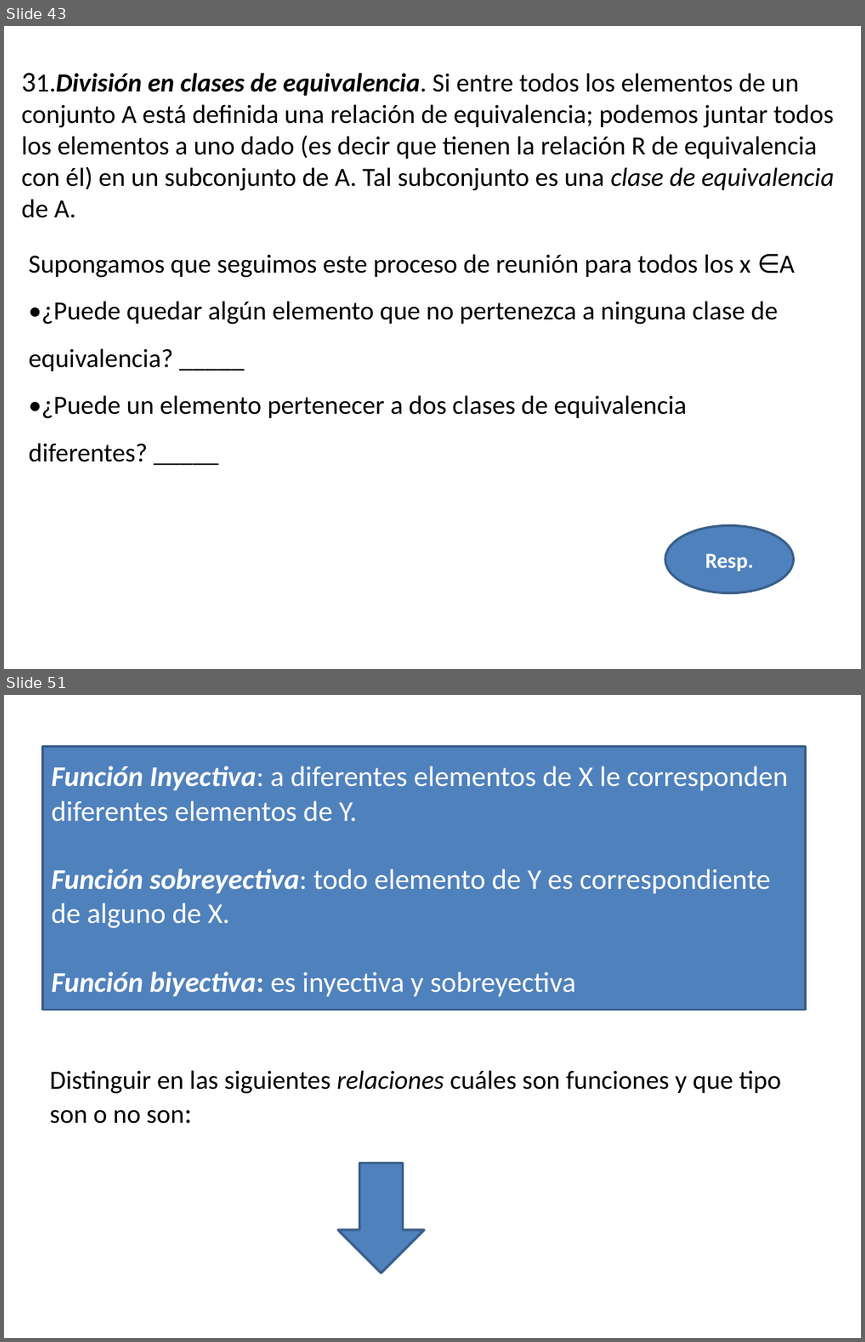
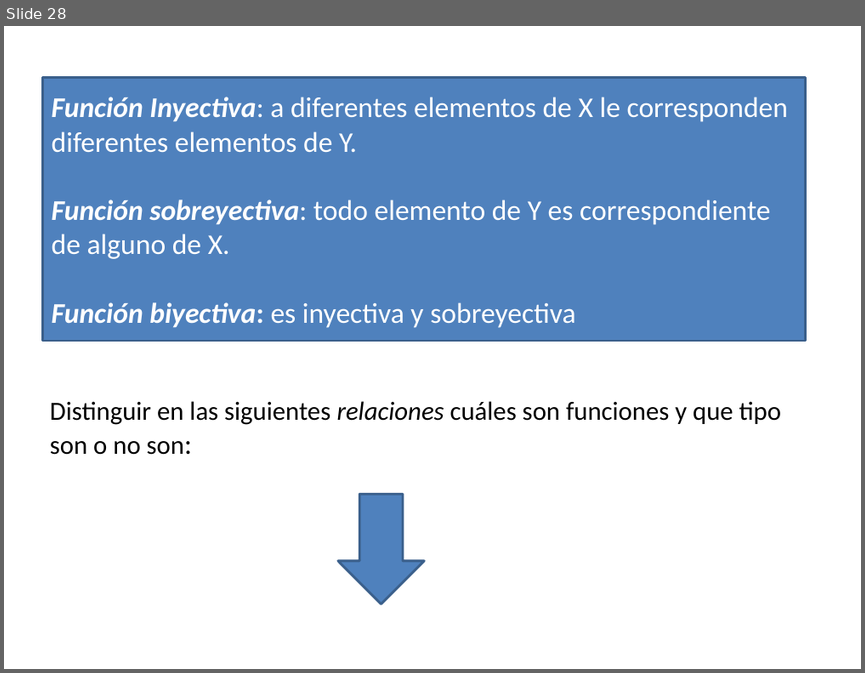
Before and after one commit to ULAnux/mathematica, a slide deck: formato nuevo para guias /Guia conjuntos.odp. Shown one above the other, each under a label of ours: slides 43 and 51 before the commit, slide 28 after it; the slides between them are not shown. The pictures are 865x1342 and 865x673 pixels, drawn with LibreOffice and Linux fonts; fonts in the diff are those of the drawing. Boxes give left, top, right and bottom in pixels: in the first picture for what was removed or moved away, otherwise in the second. Text is boxed around its words. In the diff, an @@ line names an element or a change of style, - is before the commit and + after.

```diff
--- a/formato nuevo para guias /Guia conjuntos.odp
+++ b/formato nuevo para guias /Guia conjuntos.odp
@@ slide 43 removed at box(4, 26, 861, 669), background #FFFFFF @@
@@ title removed at box(22, 73, 834, 218) @@
-31.División en clases de equivalencia. Si entre todos los elementos de un conjunto A está definida una relación de equivalencia; podemos juntar todos los elementos a uno dado (es decir que tienen la relación R de equivalencia con él) en un subconjunto de A. Tal subconjunto es una clase de equivalencia de A.
@@ text removed at box(29, 254, 794, 462) @@
-Supongamos que seguimos este proceso de reunión para todos los x ∈A
-•¿Puede quedar algún elemento que no pertenezca a ninguna clase de equivalencia? _____
-•¿Puede un elemento pertenecer a dos clases de equivalencia diferentes? _____
@@ ellipse removed at box(665, 526, 794, 593) @@
-Resp.
@@ what was slide 51 is now slide 28 @@
```
Also in this commit, not shown: 23 slides changed, 23 other slides removed, 6 other files.
